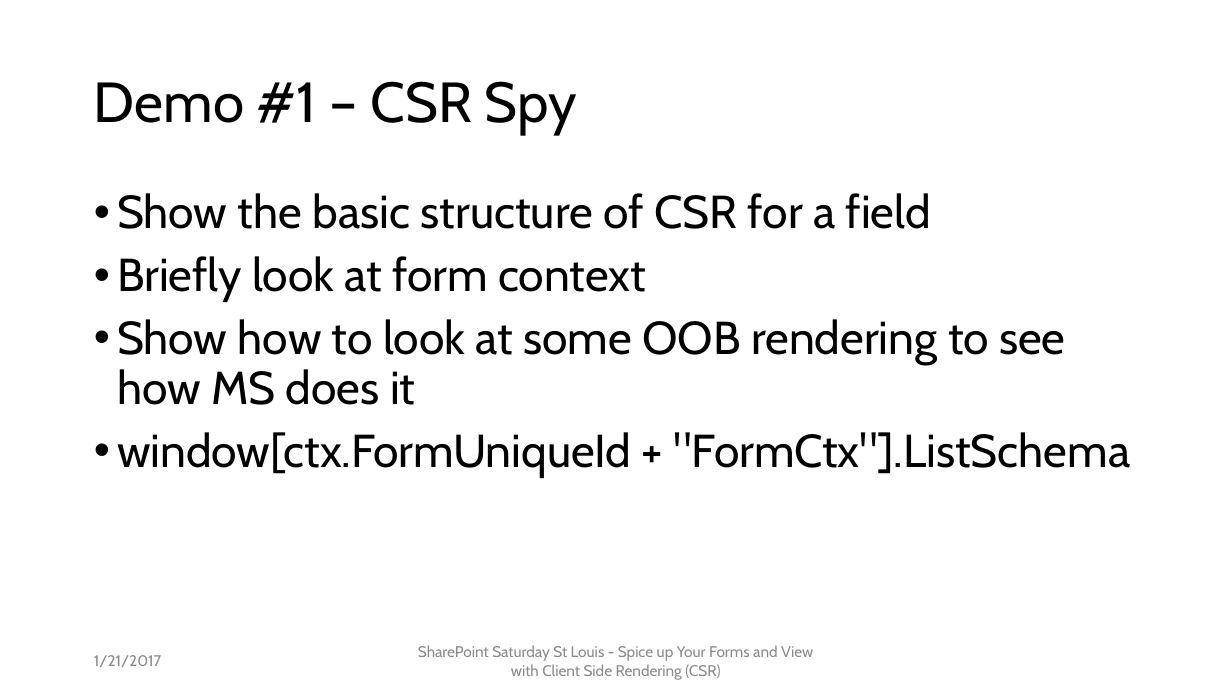
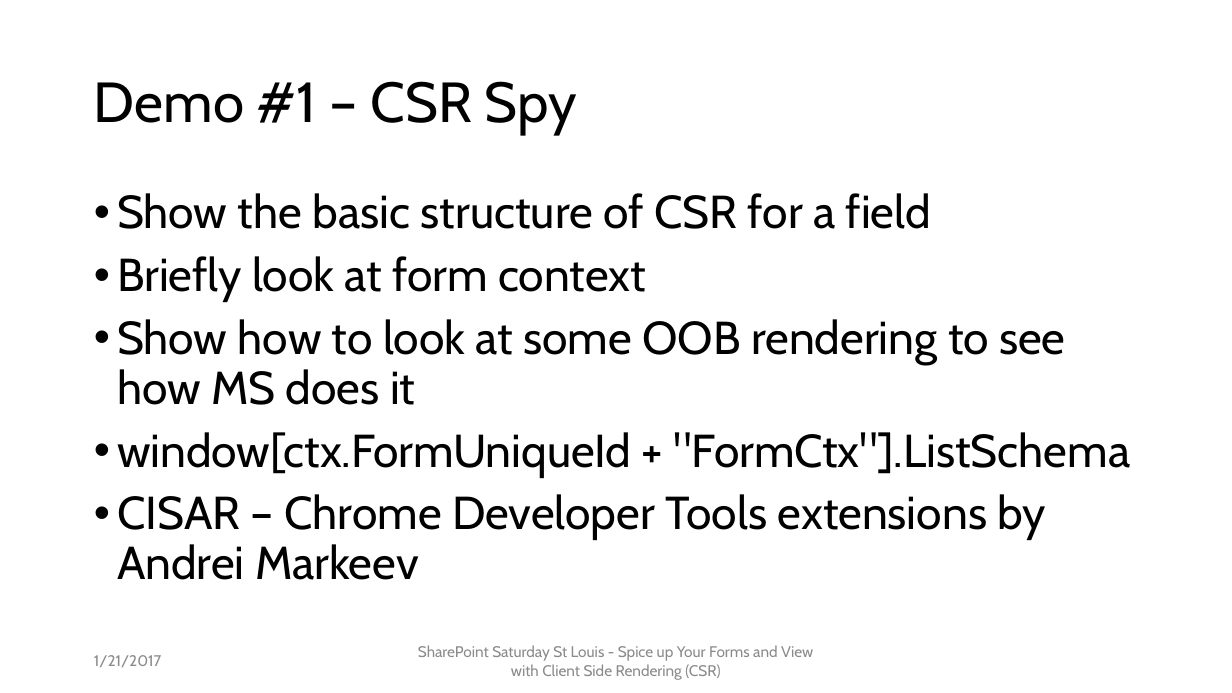
Before and after one commit to mcsheaj/CSRDemos, a slide deck: slide 10 of SPSSTL_CSR.pptx (slide 9 before the commit). Drawn at 1232x693 pixels with LibreOffice and Linux fonts; fonts in the diff are those of the drawing. Boxes give left, top, right and bottom in pixels: in the first picture for what was removed or moved away, otherwise in the second. Text is boxed around its words. In the diff, an @@ line names an element or a change of style, - is before the commit and + after.

```diff
--- a/SPSSTL_CSR.pptx
+++ b/SPSSTL_CSR.pptx
@@ text at [117, 494, 1046, 580]: paragraph added @@
+• CISAR – Chrome Developer Tools extensions by Andrei Markeev
```
Also in this commit, not shown: 6 other slides changed, 3 slides added, 1 other file.
